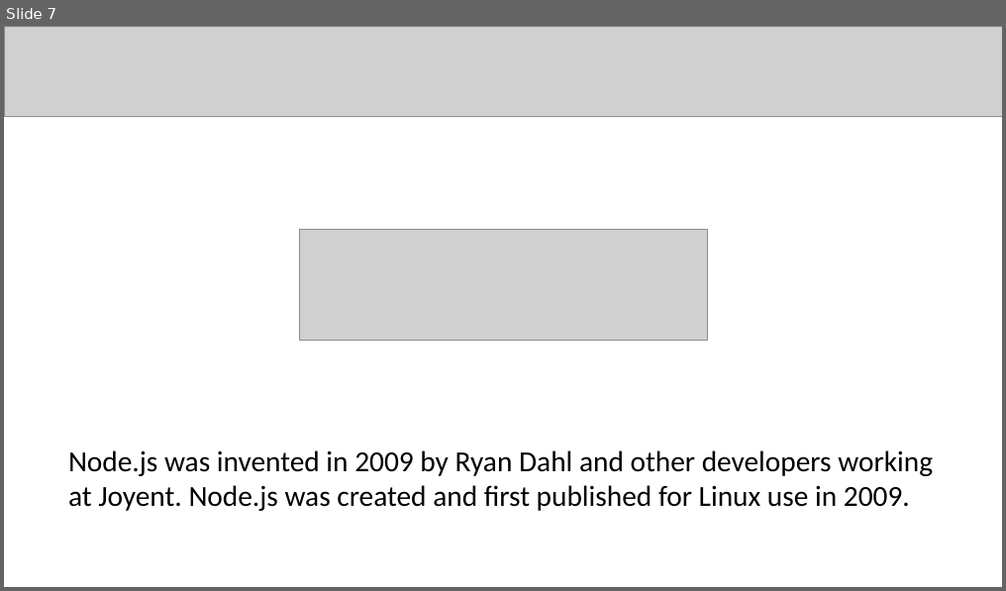
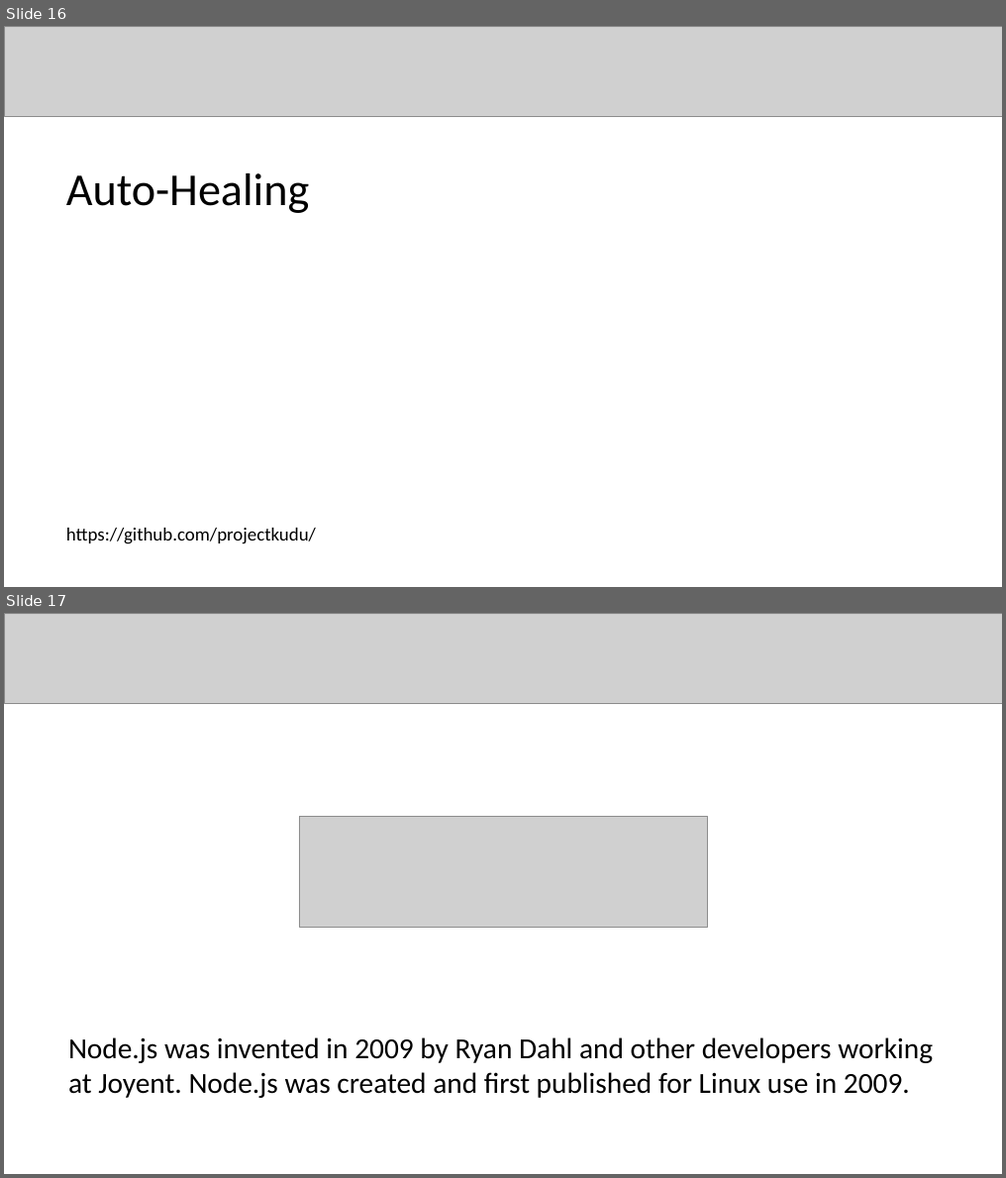
Before and after one commit to badescuga/NodeJsDemo, a slide deck: slidedeck/slides.pptx. Shown one above the other, each under a label of ours: slide 7 before the commit, slides 16 and 17 after it. The pictures are 1006x591 and 1006x1178 pixels, drawn with LibreOffice and Linux fonts; fonts in the diff are those of the drawing; grey boxes stand for pictures. Boxes give left, top, right and bottom in pixels: in the first picture for what was removed or moved away, otherwise in the second. Text is boxed around its words. In the diff, an @@ line names an element or a change of style, - is before the commit and + after.

```diff
--- a/slidedeck/slides.pptx
+++ b/slidedeck/slides.pptx
@@ slide 16 added at (4,26,1002,587), background #FFFFFF @@
@@ picture added at (4,26,1002,116) @@
@@ text added at (66,174,309,213), 44 pt, text #000000 @@
+Auto-Healing
@@ text added at (66,528,316,545), 18 pt, text #000000 @@
+https://github.com/projectkudu/
@@ what was slide 7 is now slide 17 @@
```
Also in this commit, not shown: 9 other slides added.
